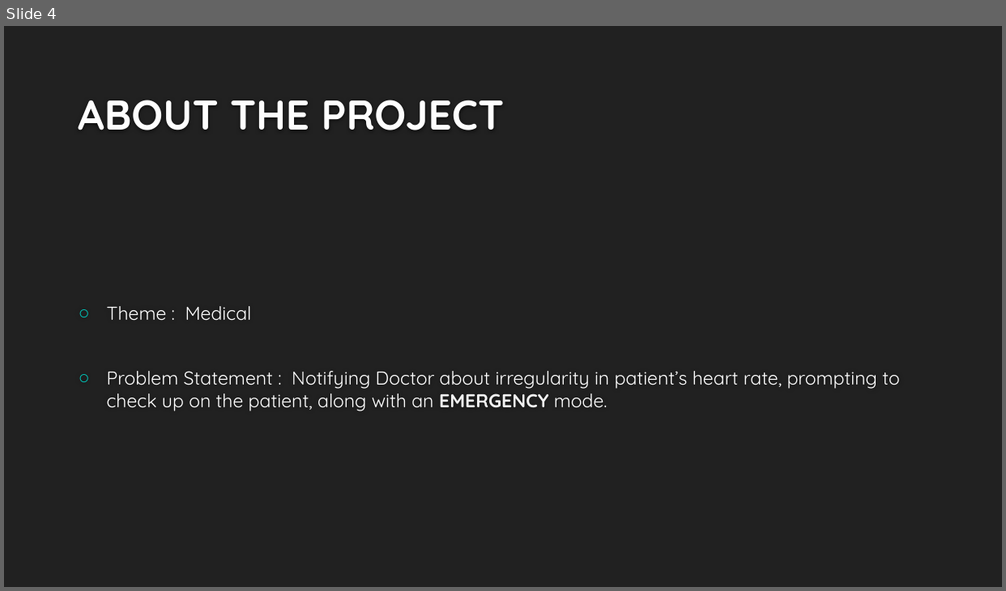
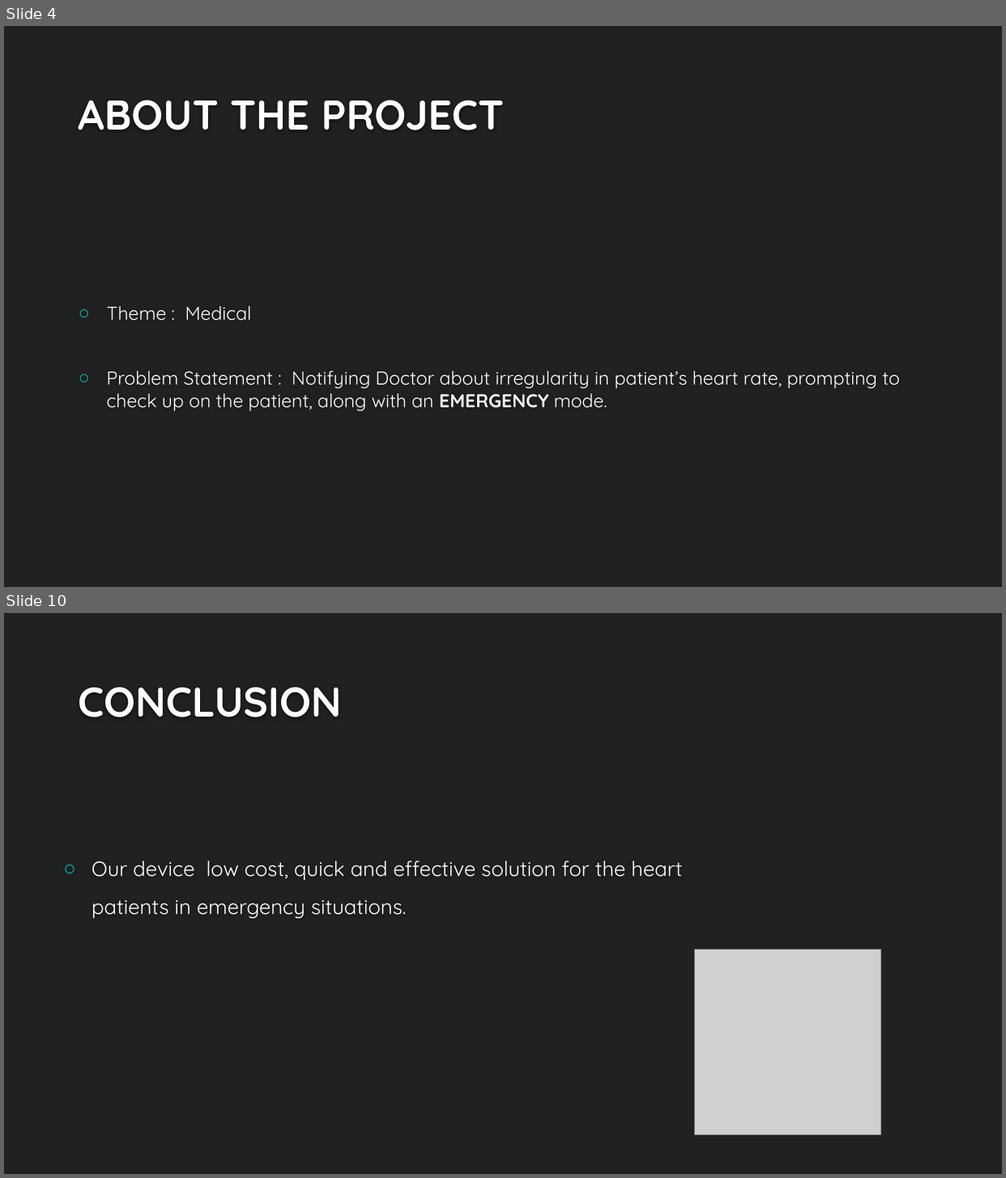
Before and after one commit to amitgit0304/CodeCrafters1, a slide deck: Presentation/Presentation.pptx. Shown one above the other, each under a label of ours: slide 4 before the commit, slides 4 and 10 after it; the slides between them are not shown. The pictures are 1006x591 and 1006x1178 pixels, drawn with LibreOffice and Linux fonts; fonts in the diff are those of the drawing; grey boxes stand for pictures; background and template pictures are left out. Boxes give left, top, right and bottom in pixels: in the first picture for what was removed or moved away, otherwise in the second. Text is boxed around its words. In the diff, an @@ line names an element or a change of style, - is before the commit and + after.

```diff
--- a/Presentation/Presentation.pptx
+++ b/Presentation/Presentation.pptx
@@ slide 10 added at <box>4,613,1002,1174</box>, background #212121 @@
@@ title added at <box>78,687,342,717</box>, 40 pt, text #FEFEFE, bold @@
+CONCLUSION
@@ text added at <box>91,861,682,918</box>, 20 pt, text #FFFFFF @@
+○ Our device low cost, quick and effective solution for the heart patients in emergency situations.
@@ picture added at <box>695,949,881,1135</box> @@
```
Also in this commit, not shown: 7 slides changed, 2 other slides added, 3 slides removed.
